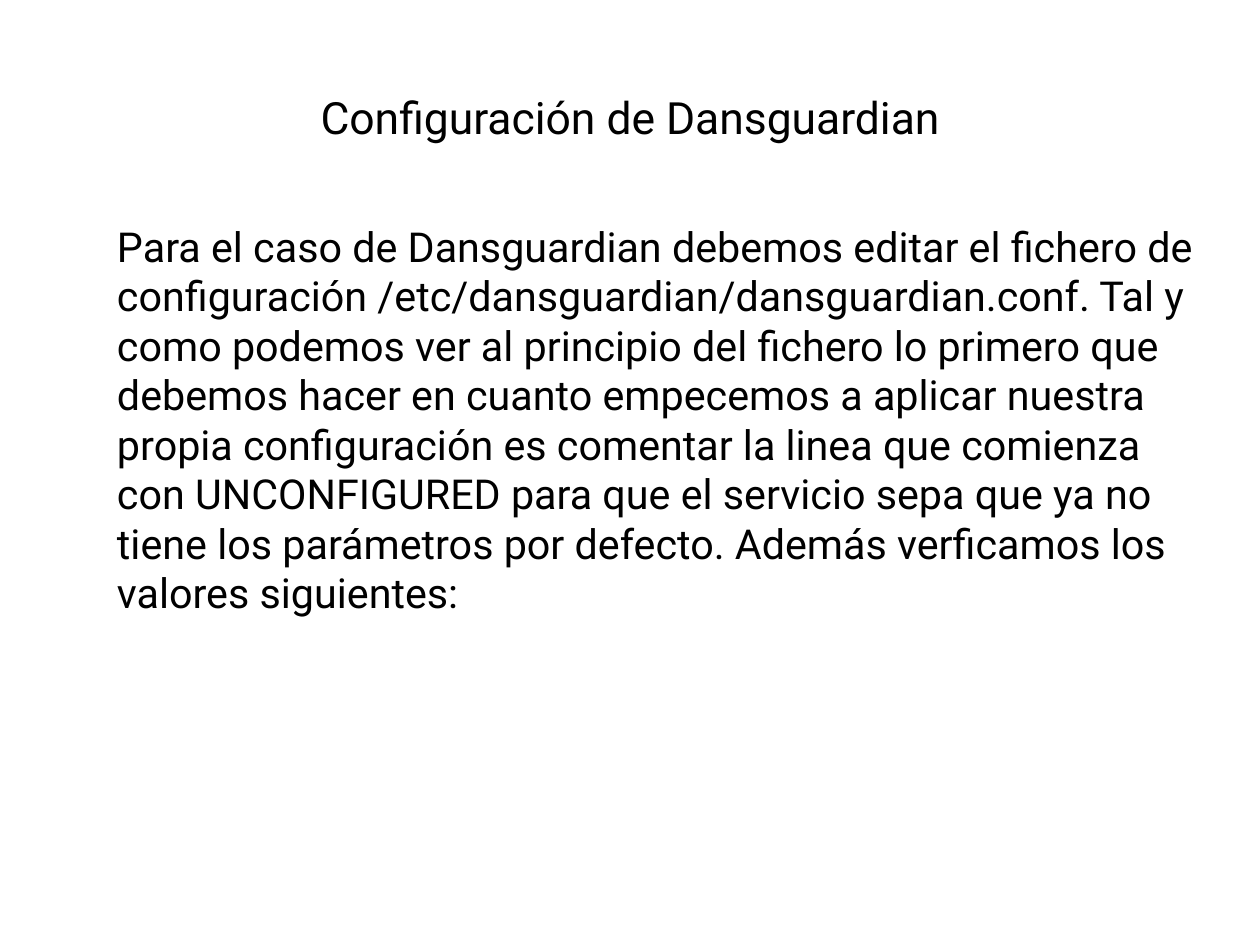
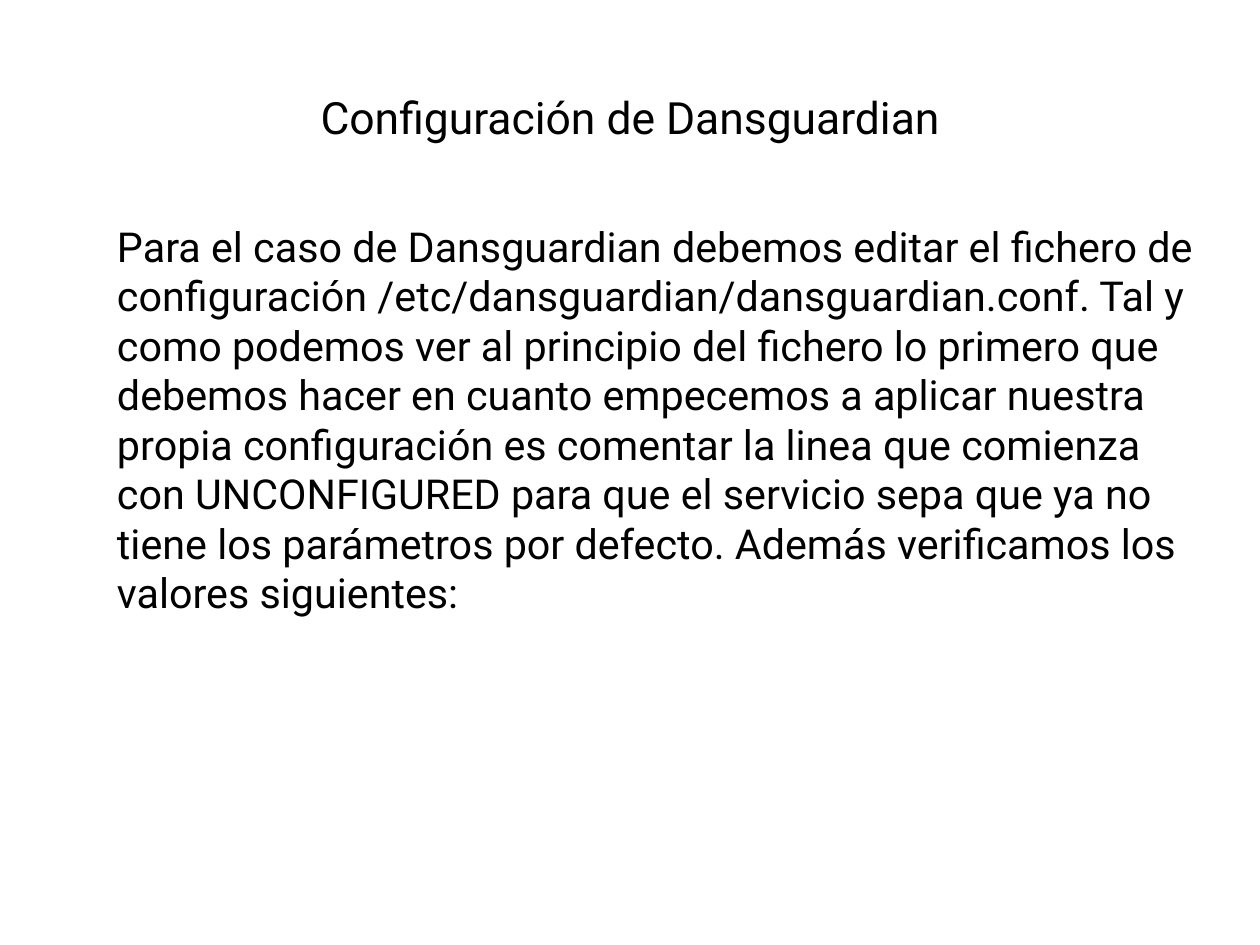
Before and after one commit to robertord/Ecoraee, a slide deck: slide 58 of Presentaciones/PresentacionApliance.odp. Drawn at 1260x945 pixels with LibreOffice and Linux fonts; fonts in the diff are those of the drawing; background and template pictures are left out. Boxes give left, top, right and bottom in pixels: in the first picture for what was removed or moved away, otherwise in the second. Text is boxed around its words. In the diff, an @@ line names an element or a change of style, - is before the commit and + after.

```diff
--- a/Presentaciones/PresentacionApliance.odp
+++ b/Presentaciones/PresentacionApliance.odp
@@ text at bbox=[117, 230, 1192, 617]: text changed @@
-Para el caso de Dansguardian debemos editar el fichero de configuración /etc/dansguardian/dansguardian.conf. Tal y como podemos ver al principio del fichero lo primero que debemos hacer en cuanto empecemos a aplicar nuestra propia configuración es comentar la linea que comienza con UNCONFIGURED para que el servicio sepa que ya no tiene los parámetros por defecto. Además verficamos los valores siguientes:
+Para el caso de Dansguardian debemos editar el fichero de configuración /etc/dansguardian/dansguardian.conf. Tal y como podemos ver al principio del fichero lo primero que debemos hacer en cuanto empecemos a aplicar nuestra propia configuración es comentar la linea que comienza con UNCONFIGURED para que el servicio sepa que ya no tiene los parámetros por defecto. Además verificamos los valores siguientes:
```
Also in this commit, not shown: 25 other slides changed.
